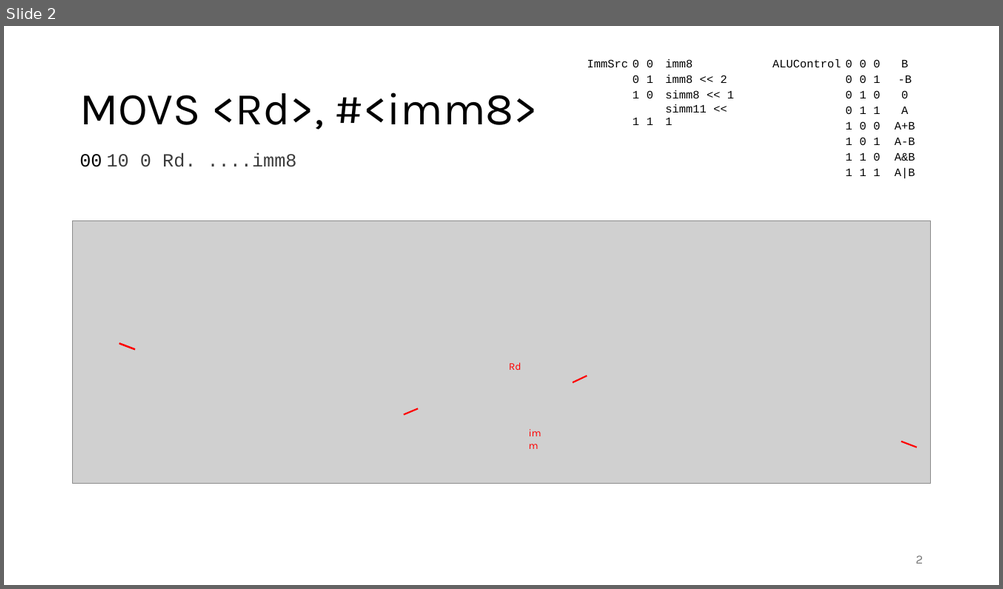
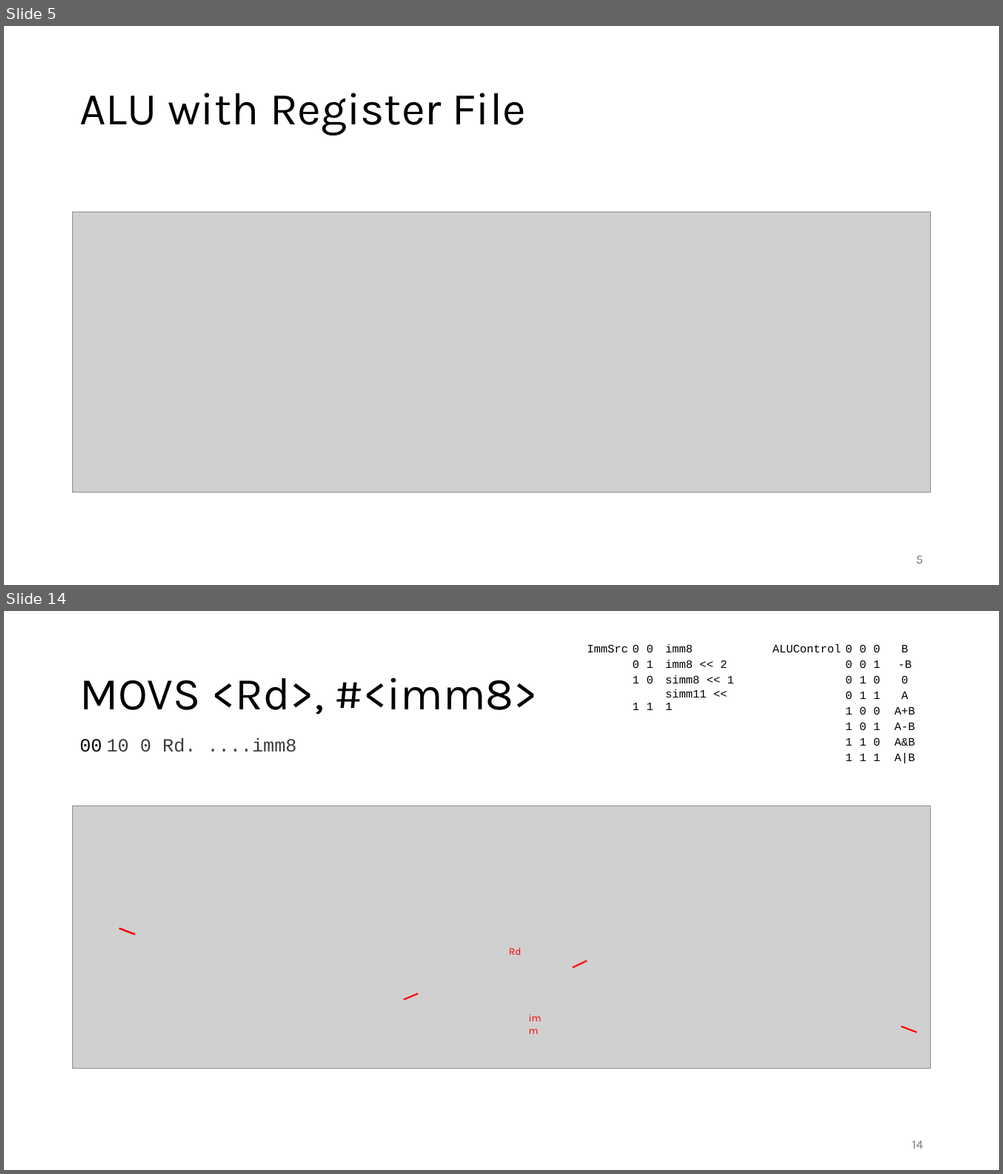
Before and after one commit to FrankBau/xetroc, a slide deck: xetroc.pptx. Shown one above the other, each under a label of ours: slide 2 before the commit, slides 5 and 14 after it; the slides between them are not shown. The pictures are 1003x589 and 1003x1174 pixels, drawn with LibreOffice and Linux fonts; fonts in the diff are those of the drawing; grey boxes stand for pictures. Boxes give left, top, right and bottom in pixels: in the first picture for what was removed or moved away, otherwise in the second. Text is boxed around its words. In the diff, an @@ line names an element or a change of style, - is before the commit and + after.

```diff
--- a/xetroc.pptx
+++ b/xetroc.pptx
@@ slide 5 added at (4,26,999,585), background #FFFFFF @@
@@ title added at (79,93,526,136), 44 pt, text #000000 @@
+ALU with Register File
@@ picture added at (73,212,930,493) @@
@@ page number added at (916,556,922,564), 12 pt, text #797979 @@
+5
@@ what was slide 2 is now slide 14 @@
@@ page number at (912,1141,923,1149): text changed @@
-2
+14
```
Also in this commit, not shown: 1 slide changed, 11 other slides added, 13 other files.
